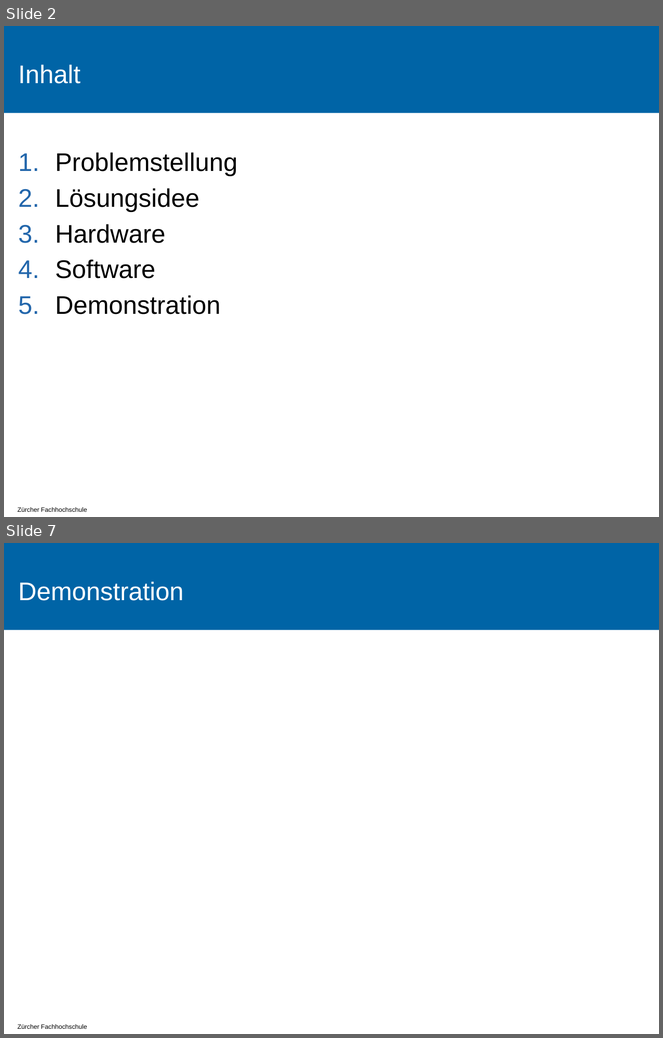
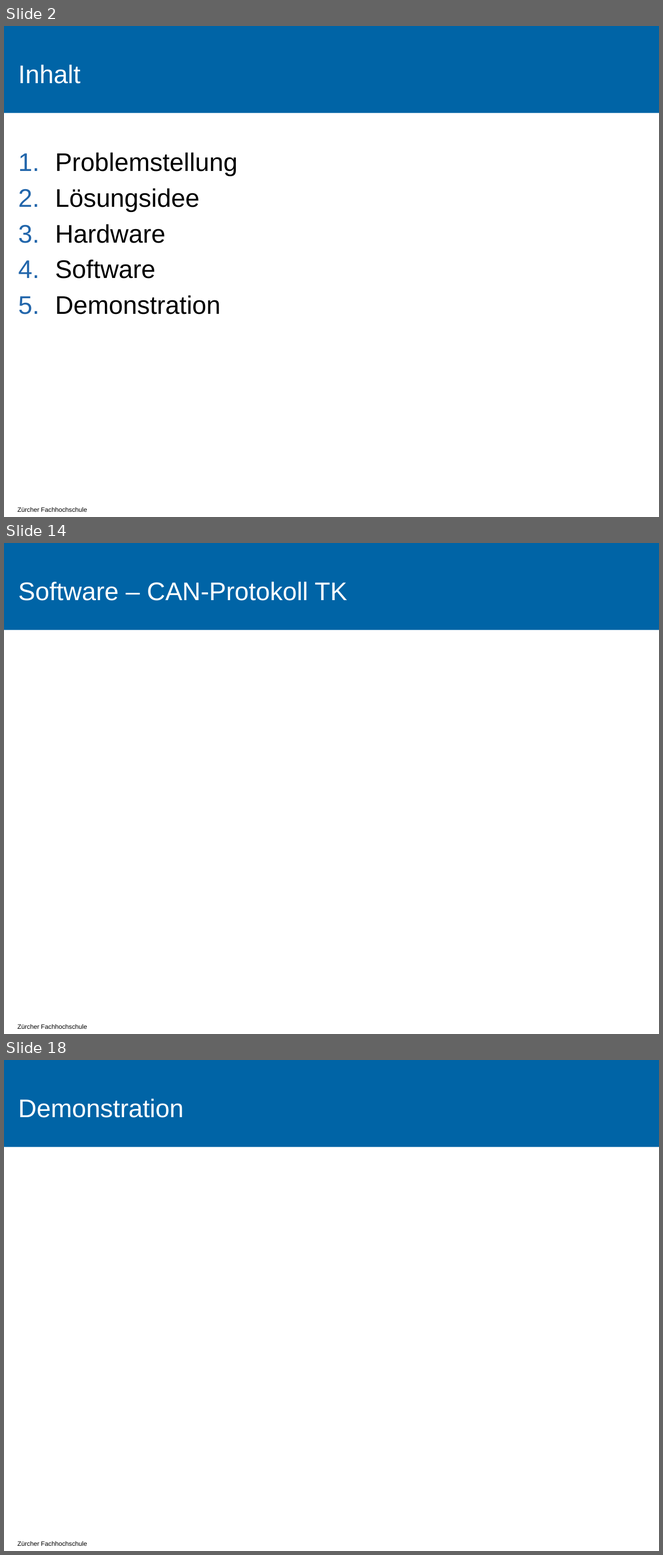
Before and after one commit to tokeller/WeKeBA, a slide deck: 9001_Praesentation/Praesentation.pptx. Shown one above the other, each under a label of ours: slides 2 and 7 before the commit, slides 2, 14 and 18 after it; the slides between them are not shown. The pictures are 663x1038 and 663x1555 pixels, drawn with LibreOffice and Linux fonts; fonts in the diff are those of the drawing; background and template pictures are left out. Boxes give left, top, right and bottom in pixels: in the first picture for what was removed or moved away, otherwise in the second. Text is boxed around its words. In the diff, an @@ line names an element or a change of style, - is before the commit and + after.

```diff
--- a/9001_Praesentation/Praesentation.pptx
+++ b/9001_Praesentation/Praesentation.pptx
@@ slide 14 added at box(4, 543, 659, 1034), background #FFFFFF; not listed: 2 template elements that a slide beside it also shows @@
@@ title added at box(18, 581, 348, 601), 28 pt, text #FFFFFF @@
+Software – CAN-Protokoll TK
@@ what was slide 7 is now slide 18 @@
```
Also in this commit, not shown: 2 slides changed, 12 other slides added, 2 slides removed, 3 other files.
